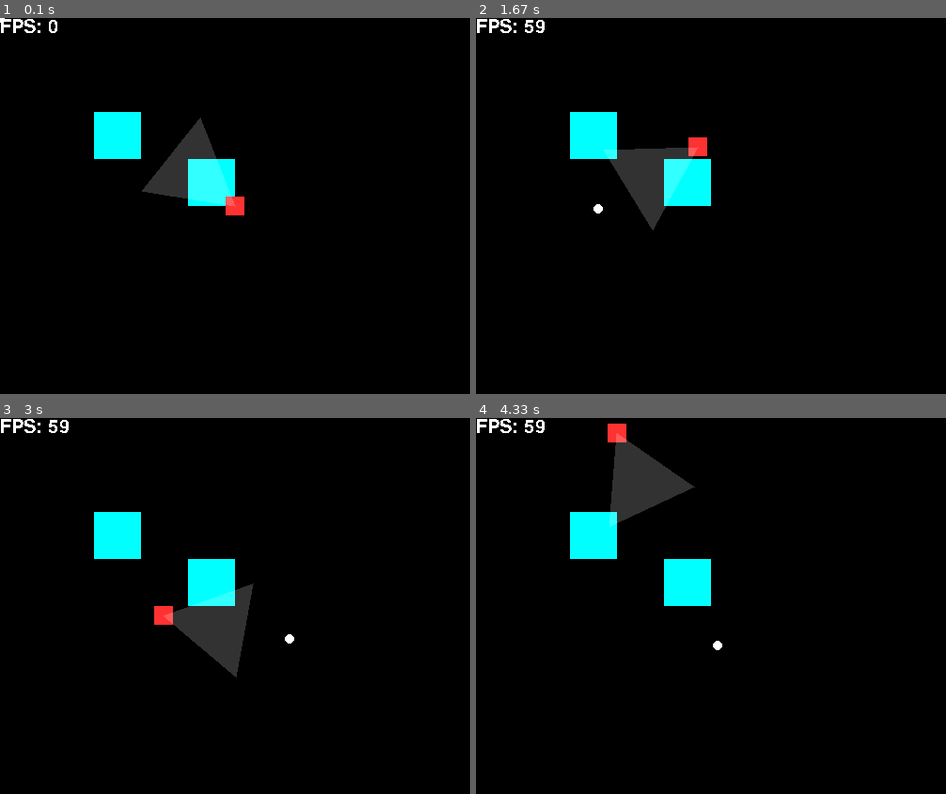
Above: before the commit, frames 1-4 (two rows, left to right).
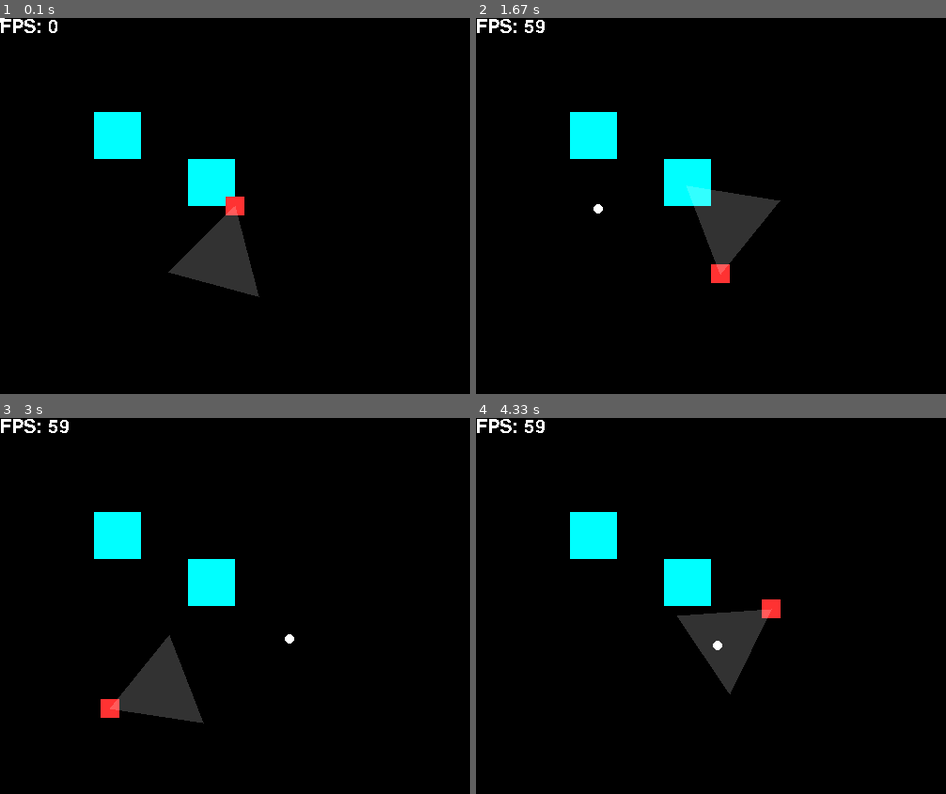
Above: after the commit, the same moments.

Repository: slalomsquid/2DShooter
Game: pygame game, started from main.py
The game is run twice, just before and just after one commit, with the same random seed, the same clock (stepped at 60 frames per second) and the same inputs.
Inputs (mouse positions are in pixels of both pictures, inside the frame that each line leads up to):
- Up to frame 1 (0.1 s): no input
- Up to frame 2 (1.67 s): hold Right 0.33-0.8 s; move the mouse to (692, 221) at 0.37 s; hold Up 0.83-1.13 s; move the mouse to (861, 194) at 0.87 s; hold Right 1.17-1.63 s; move the mouse to (598, 209) at 1.2 s
- Up to frame 3 (3 s): hold Left 1.67-2.2 s; move the mouse to (89, 549) at 1.7 s; hold Down 2.23-2.53 s; move the mouse to (305, 474) at 2.27 s; hold Left 2.57-2.97 s; move the mouse to (291, 639) at 2.6 s
- Up to frame 4 (4.33 s): hold Up 3-3.37 s; move the mouse to (720, 478) at 3.03 s; hold Right 3.4-4.03 s; move the mouse to (541, 594) at 3.43 s; hold Down from 4.07 s (still down); move the mouse to (715, 643) at 4.1 s

The runs differ from the first frame. In frame 1, 4.4% of the frame differs, in the area x 30-56%, y 26-75%; in frame 2, 4.8%; in frame 3, 4.8%, in the area x 21-54%, y 44-82%; in frame 4, 4.7%.

Commit message:
added lerp andle and move towards angle

Diff:
--- a/main.py
+++ b/main.py
@@ -86,7 +86,7 @@
 
     player.handle_held(held_actions, delta_time)
 
-    player.handle_mouse(mouse_pos, mouse_rel)
+    player.handle_mouse(mouse_pos, mouse_rel, delta_time)
 
     # Frame process logic
 
@@ -102,8 +102,6 @@
 
     for block in blocks:
         pygame.draw.rect(screen, block.color, (block.x, block.y, block.size_x, block.size_y))
-
-    # pygame.draw.polygon(screen, (255, 255, 255, 10), [(player.x + 10, player.y + 10), (player.x + 10 + view_left_direction[0]*player.view_distance, player.y + 10 + view_left_direction[1]*player.view_distance), (player.x + 10 + view_right_direction[0]*player.view_distance, player.y + 10 + view_right_direction[1]*player.view_distance)])
 
     pygame.draw.rect(screen, player.color, (player.x - player.size_x//2, player.y - player.size_y//2, player.size_x, player.size_y))
 
--- a/player.py
+++ b/player.py
@@ -13,7 +13,7 @@
         self.speed = speed
         self.rotation = 0
         self.target_rotation = 0
-        self.max_rotation_speed = 0
+        self.max_rotation_speed = 180
         self.health = 100
         self.view_distance = 100
 
@@ -32,6 +32,7 @@
             # self.x += self.speed * delta_time
             self.x, self.y = move_at_angle(np.array([self.x, self.y]), self.rotation + 90, self.speed * delta_time)
 
-    def handle_mouse(self, mouse_pos, mouse_rel):
+    def handle_mouse(self, mouse_pos, mouse_rel, delta_time):
         self.target_rotation = vector_to_angle(np.array(mouse_pos) - np.array([self.x, self.y]))
-        self.rotation = self.target_rotation
+        self.rotation = move_towards_angle(self.rotation, self.target_rotation, self.max_rotation_speed * delta_time)
+        # self.rotation = lerp_angle(self.rotation, self.target_rotation, delta_time*2)
--- a/pygameUtils.py
+++ b/pygameUtils.py
@@ -123,11 +123,31 @@
         start += increment
 
 def lerp(start, end, t):
+    """Linear interpolation between 2 points with t being the proportion between them"""
     return start + t * (end - start)
 
+def lerp_angle(start, end, t):
+    """Linear interpolation between 2 points with t being the proportion between them"""
+    to_dist = (end - start + 180) % 360 - 180
+    if to_dist > 180:
+        to_dist -= 360
+    if to_dist < -180:
+        to_dist += 360
+    return (start + t * to_dist) % 360
+
 def move_towards(current, target, max_distance_delta):
+    """Moves towards a vector/value with a max step"""
     to_vector = target - current
     dist = np.linalg.norm(to_vector)
     if dist <= max_distance_delta or dist == 0:
         return target
     return current + to_vector / dist * max_distance_delta
+
+def move_towards_angle(current : float, target : float, max_distance_delta : float):
+    """Moves towards an angle, allowing to wrap from 360 to prevent going the long way as linear would have it"""
+    to_dist = (target - current + 180) % 360 - 180
+    if to_dist > max_distance_delta:
+        return (current + max_distance_delta) % 360
+    if to_dist < -max_distance_delta:
+        return (current - max_distance_delta) % 360
+    return target
